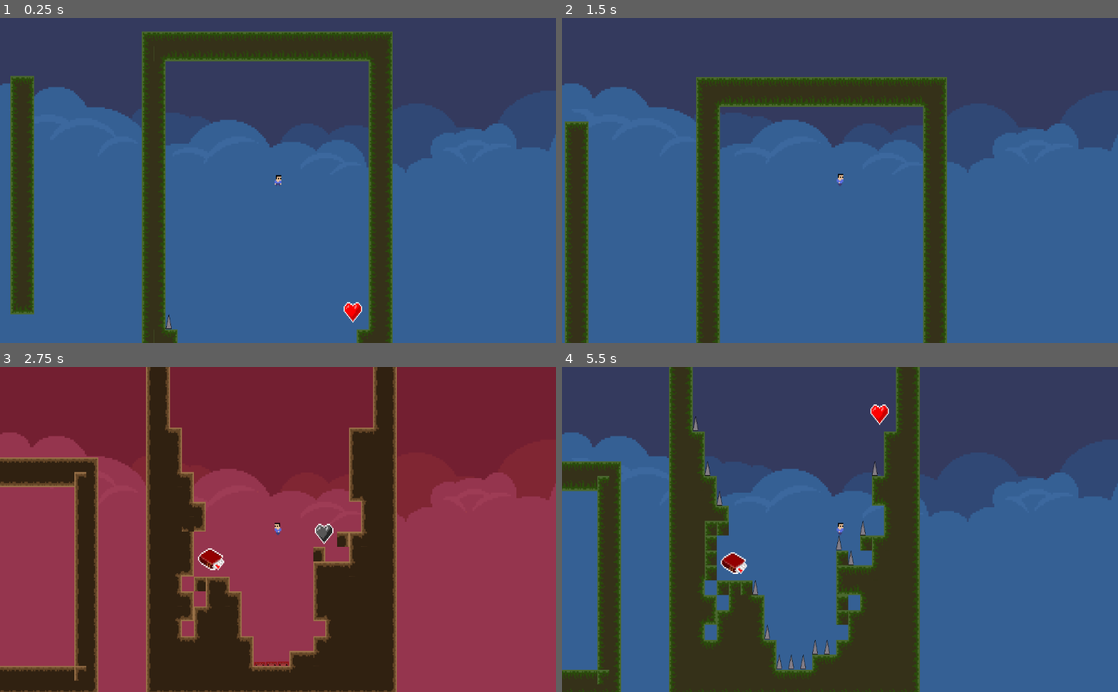
Above: before the commit, frames 1-4 (two rows, left to right).
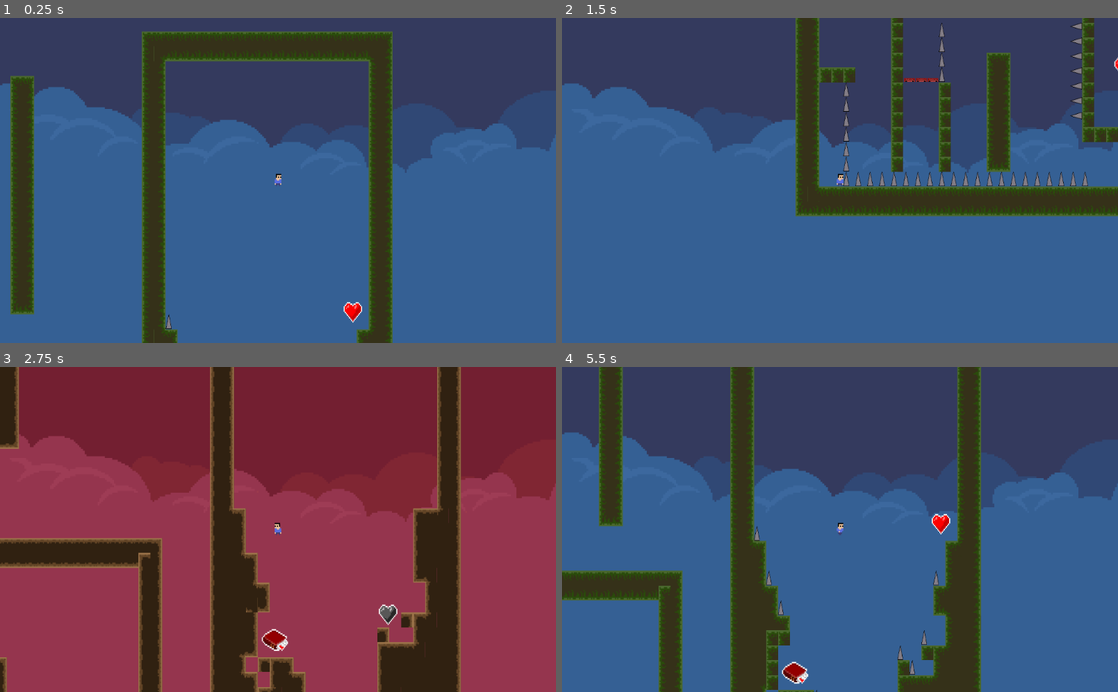
Above: after the commit, the same moments.

Repository: AeolusFS/Seal
Game: Godot game, scene res://Scene/Video.tscn
Two runs of this game, one before a commit and one after it. Both use one fixed random seed, a clock stepped at 60 frames per second and the inputs below. Video files are missing from this copy of the repository; at most half a second of black plays in their place.
Inputs:
- Up to frame 1 (0.25 s): no input
- Up to frame 2 (1.5 s): hold Right (ui_right) from 0.53 s (still down); tap Up (ui_up) at 0.6, 0.77, 1.07 s; tap R (Key_R) at 1.35 s
- Up to frame 3 (2.75 s): tap Up (ui_up) at 1.52, 1.55, 1.82, 2.3 s; release Right (ui_right) at 2.03 s; hold Left (ui_left) from 2.03 s (still down); hold Z (Key_Z) from 2.03 s (still down)
- Up to frame 4 (5.5 s): release Left (ui_left) at 2.78 s; release Z (Key_Z) at 2.78 s; hold Right (ui_right) 2.78-4.28 s; tap Up (ui_up) at 2.85, 3.02, 3.32, 3.77, 3.8, 4.07, 4.52, 4.55, 4.82, 5.1 s; hold R (Key_R) 3.53-4.28 s; hold Left (ui_left) 4.28-5.03 s; tap Z (Key_Z) at 4.35 s; hold Right (ui_right) from 5.03 s (still down)

The runs differ from the first frame. In frame 1, less than 0.1% of the frame differs, in the area x 49-51%, y 47-51%; in frame 2, 24%; in frame 3, 40%, in the area x 0-83%, y 0-100%; in frame 4, 36%.

Commit message:
dead delay

Diff:
--- a/Seals/Scene/World.tscn
+++ b/Seals/Scene/World.tscn
@@ -21,6 +21,10 @@
 [ext_resource path="res://Art/diary_book.png" type="Texture" id=19]
 [ext_resource path="res://Environment/Sky5.png" type="Texture" id=20]
 [ext_resource path="res://Environment/grass2.png" type="Texture" id=21]
+[ext_resource path="res://Art/Player/player_dead2.png" type="Texture" id=22]
+[ext_resource path="res://Art/Player/player_dead3.png" type="Texture" id=23]
+[ext_resource path="res://Art/Player/player_dead4.png" type="Texture" id=24]
+[ext_resource path="res://Art/Player/player_dead1.png" type="Texture" id=25]
 
 [sub_resource type="SpriteFrames" id=1]
 animations = [ {
@@ -32,6 +36,11 @@
 "frames": [ ExtResource( 5 ), ExtResource( 6 ), ExtResource( 7 ), ExtResource( 8 ) ],
 "loop": true,
 "name": "walking",
+"speed": 10.0
+}, {
+"frames": [ ExtResource( 25 ), ExtResource( 22 ), ExtResource( 23 ), ExtResource( 24 ) ],
+"loop": false,
+"name": "dead",
 "speed": 10.0
 } ]
 
@@ -634,12 +643,13 @@
 [node name="Player_sprite" type="AnimatedSprite" parent="Player"]
 frames = SubResource( 1 )
 animation = "idle"
-frame = 1
 playing = true
 
 [node name="CollisionShape2D" type="CollisionShape2D" parent="Player"]
 position = Vector2( 0, -2 )
 shape = SubResource( 2 )
+
+[node name="Timer" type="Timer" parent="Player"]
 
 [node name="Outer" type="TileMap" parent="."]
 tile_set = SubResource( 37 )
--- a/Seals/Script/Player.gd
+++ b/Seals/Script/Player.gd
@@ -25,116 +25,138 @@
 
 onready var tem_start_pos = Vector2(1564, -580)
 
-func _physics_process(delta):
+var timer = null
+var delay = 0.5
+var alive = true
 
-	if Input.is_action_pressed("ui_left"):
-		player_anim.play("walking")
-		player_anim.set_flip_h(true)
-		motion.x = max(motion.x - acceleration, -MAX_speed)
-	elif Input.is_action_pressed("ui_right"):
-		player_anim.play("walking")
-		player_anim.set_flip_h(false)
-		motion.x = min(motion.x + acceleration, MAX_speed)
-	else:
-		player_anim.play("idle")
-		motion.x = lerp(motion.x, 0, 0.2)
-
-	if is_on_wall():
-		if Input.is_action_just_pressed("ui_up"):
-			if Input.is_action_pressed("ui_left"):
-				on_wall_r = true
-				motion.y = jump_height
-			if Input.is_action_pressed("ui_right"):
-				on_wall_l = true
-				motion.y = jump_height
-		elif Input.is_action_pressed("ui_right") or Input.is_action_pressed("ui_left"):
-			motion.y = min(motion.y, on_wall_speed)
-
-	if is_on_ceiling():
-		motion.y = gravity
-
-	if is_on_floor():
-		can_double_jump = 1
-		if Input.is_action_just_pressed("ui_up"):
-			if Input.is_action_pressed("ui_left"):
-				motion.x = max(motion.x - acceleration, -MAX_speed)
-			if Input.is_action_pressed("ui_right"):
-				motion.x = min(motion.x + acceleration, MAX_speed)
-			motion.y = jump_height
-	else:
-		if Input.is_action_just_pressed("ui_up") and can_double_jump == 1:
-			motion.y = jump_height
-			can_double_jump = 0
-		motion.y = min(motion.y + gravity, MAX_gravity)
-
-
-	move_and_slide(motion*delta*70, jump)
-
-	if on_wall_l:
-		if motion.x > -150:
-			motion.x -= 150
-		if motion.x < -150:
-			on_wall_l = false
-
-	if on_wall_r:
-		if motion.x < 150:
-			motion.x += 150
-		if motion.x > 150:
-			on_wall_r = false
-
-	var collision = move_and_collide(motion * delta)
-	if collision:
-
-		if collision.collider.get_name() == "first_book" and heart_to_go_next == 1:
-			tem_start_pos = first_level_pos
-			self.position = first_level_pos
-		elif collision.collider.get_name() == "second_book" and heart_to_go_next == 2:
-			tem_start_pos = second_level_pos
-			self.position = second_level_pos
-		elif collision.collider.get_name() == "third_book" and heart_to_go_next == 3:
-			tem_start_pos = third_level_pos
-			self.position = third_level_pos
-		elif collision.collider.get_name() == "forth_book" and heart_to_go_next == 4:
-			tem_start_pos = forth_level_pos
-			self.position = forth_level_pos
-
-		elif collision.collider.get_name() == "Red_heart_lv1":
-			red_heart += 1
-			get_node("/root/World/Outer/Red_heart_lv1").queue_free()
-			heart_to_go_next = max(1, heart_to_go_next)
-		elif collision.collider.get_name() == "Black_heart_lv1":
-			black_heart += 1
-			get_node("/root/World/Inner/Black_heart_lv1").queue_free()
-			heart_to_go_next = max(1, heart_to_go_next)
-		elif collision.collider.get_name() == "Red_heart_lv2":
-			red_heart += 1
-			get_node("/root/World/Inner/Red_heart_lv2").queue_free()
-			heart_to_go_next = max(2, heart_to_go_next)
-		elif collision.collider.get_name() == "Black_heart_lv2":
-			black_heart += 1
-			get_node("/root/World/Inner/Black_heart_lv2").queue_free()
-			heart_to_go_next = max(2, heart_to_go_next)
-		elif collision.collider.get_name() == "Red_heart_lv3":
-			red_heart += 1
-			get_node("/root/World/Inner/Red_heart_lv3").queue_free()
-			heart_to_go_next = max(3, heart_to_go_next)
-		elif collision.collider.get_name() == "Black_heart_lv3":
-			black_heart += 1
-			get_node("/root/World/Inner/Black_heart_lv3").queue_free()
-			heart_to_go_next = max(3, heart_to_go_next)
-		elif collision.collider.get_name() == "Red_heart_lv4":
-			red_heart += 1
-			get_node("/root/World/Inner/Red_heart_lv4").queue_free()
-			heart_to_go_next = max(4, heart_to_go_next)
-		elif collision.collider.get_name() == "Black_heart_lv4":
-			black_heart += 1
-			get_node("/root/World/Inner/Black_heart_lv4").queue_free()
-			heart_to_go_next = max(4, heart_to_go_next)
+func _ready():
+	# add timer to pause
+	timer = $Timer
+	timer.set_one_shot(true)
+	timer.set_wait_time(delay)
+	timer.connect("timeout", self, "on_timeout_complete")
 
 
 
-		elif collision.collider.get_name() == "OuterCier" or collision.collider.get_name() == "InnerCier":
-			self.position = tem_start_pos
+func _physics_process(delta):
+	if alive:
+		if Input.is_action_pressed("ui_left"):
+			player_anim.play("walking")
+			player_anim.set_flip_h(true)
+			motion.x = max(motion.x - acceleration, -MAX_speed)
+		elif Input.is_action_pressed("ui_right"):
+			player_anim.play("walking")
+			player_anim.set_flip_h(false)
+			motion.x = min(motion.x + acceleration, MAX_speed)
+		else:
+			player_anim.play("idle")
+			motion.x = lerp(motion.x, 0, 0.2)
+
+		if is_on_wall():
+			if Input.is_action_just_pressed("ui_up"):
+				if Input.is_action_pressed("ui_left"):
+					on_wall_r = true
+					motion.y = jump_height
+				if Input.is_action_pressed("ui_right"):
+					on_wall_l = true
+					motion.y = jump_height
+			elif Input.is_action_pressed("ui_right") or Input.is_action_pressed("ui_left"):
+				motion.y = min(motion.y, on_wall_speed)
+
+		if is_on_ceiling():
+			motion.y = gravity
+
+		if is_on_floor():
+			can_double_jump = 1
+			if Input.is_action_just_pressed("ui_up"):
+				if Input.is_action_pressed("ui_left"):
+					motion.x = max(motion.x - acceleration, -MAX_speed)
+				if Input.is_action_pressed("ui_right"):
+					motion.x = min(motion.x + acceleration, MAX_speed)
+				motion.y = jump_height
+		else:
+			if Input.is_action_just_pressed("ui_up") and can_double_jump == 1:
+				motion.y = jump_height
+				can_double_jump = 0
+			motion.y = min(motion.y + gravity, MAX_gravity)
+
+
+		move_and_slide(motion*delta*70, jump)
+
+		if on_wall_l:
+			if motion.x > -150:
+				motion.x -= 150
+			if motion.x < -150:
+				on_wall_l = false
+
+		if on_wall_r:
+			if motion.x < 150:
+				motion.x += 150
+			if motion.x > 150:
+				on_wall_r = false
+
+		var collision = move_and_collide(motion * delta)
+		if collision:
+
+			if collision.collider.get_name() == "first_book" and heart_to_go_next == 1:
+				tem_start_pos = first_level_pos
+				self.position = first_level_pos
+			elif collision.collider.get_name() == "second_book" and heart_to_go_next == 2:
+				tem_start_pos = second_level_pos
+				self.position = second_level_pos
+			elif collision.collider.get_name() == "third_book" and heart_to_go_next == 3:
+				tem_start_pos = third_level_pos
+				self.position = third_level_pos
+			elif collision.collider.get_name() == "forth_book" and heart_to_go_next == 4:
+				tem_start_pos = forth_level_pos
+				self.position = forth_level_pos
+
+			elif collision.collider.get_name() == "Red_heart_lv1":
+				red_heart += 1
+				get_node("/root/World/Outer/Red_heart_lv1").queue_free()
+				heart_to_go_next = max(1, heart_to_go_next)
+			elif collision.collider.get_name() == "Black_heart_lv1":
+				black_heart += 1
+				get_node("/root/World/Inner/Black_heart_lv1").queue_free()
+				heart_to_go_next = max(1, heart_to_go_next)
+			elif collision.collider.get_name() == "Red_heart_lv2":
+				red_heart += 1
+				get_node("/root/World/Inner/Red_heart_lv2").queue_free()
+				heart_to_go_next = max(2, heart_to_go_next)
+			elif collision.collider.get_name() == "Black_heart_lv2":
+				black_heart += 1
+				get_node("/root/World/Inner/Black_heart_lv2").queue_free()
+				heart_to_go_next = max(2, heart_to_go_next)
+			elif collision.collider.get_name() == "Red_heart_lv3":
+				red_heart += 1
+				get_node("/root/World/Inner/Red_heart_lv3").queue_free()
+				heart_to_go_next = max(3, heart_to_go_next)
+			elif collision.collider.get_name() == "Black_heart_lv3":
+				black_heart += 1
+				get_node("/root/World/Inner/Black_heart_lv3").queue_free()
+				heart_to_go_next = max(3, heart_to_go_next)
+			elif collision.collider.get_name() == "Red_heart_lv4":
+				red_heart += 1
+				get_node("/root/World/Inner/Red_heart_lv4").queue_free()
+				heart_to_go_next = max(4, heart_to_go_next)
+			elif collision.collider.get_name() == "Black_heart_lv4":
+				black_heart += 1
+				get_node("/root/World/Inner/Black_heart_lv4").queue_free()
+				heart_to_go_next = max(4, heart_to_go_next)
+
+
+
+			elif collision.collider.get_name() == "OuterCier" or collision.collider.get_name() == "InnerCier":
+				alive = false
+				player_anim.play("dead")
+				# start timer to dealy
+				timer.start()
+
+				#self.position = tem_start_pos
+func on_timeout_complete():
+	# you can add animation here
+	alive = true
+	self.position = tem_start_pos
 
 
 func _on_BSpring_hit_up():
Binary file added: Seals/Art/Player/player_dead1.png
Not shown, added: Seals/Art/Player/player_dead1.png.import
Binary file added: Seals/Art/Player/player_dead2.png
Not shown, added: Seals/Art/Player/player_dead2.png.import
Binary file added: Seals/Art/Player/player_dead3.png
Not shown, added: Seals/Art/Player/player_dead3.png.import
Binary file added: Seals/Art/Player/player_dead4.png
Not shown, added: Seals/Art/Player/player_dead4.png.import
Not shown: 1 places in Seals/Scene/World.tscn that only renumber resources
